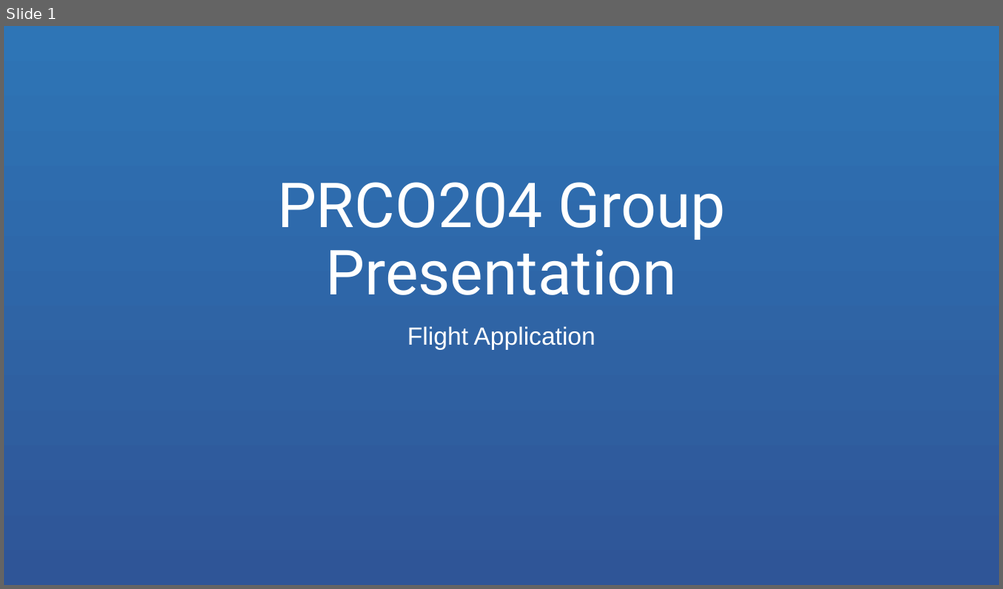
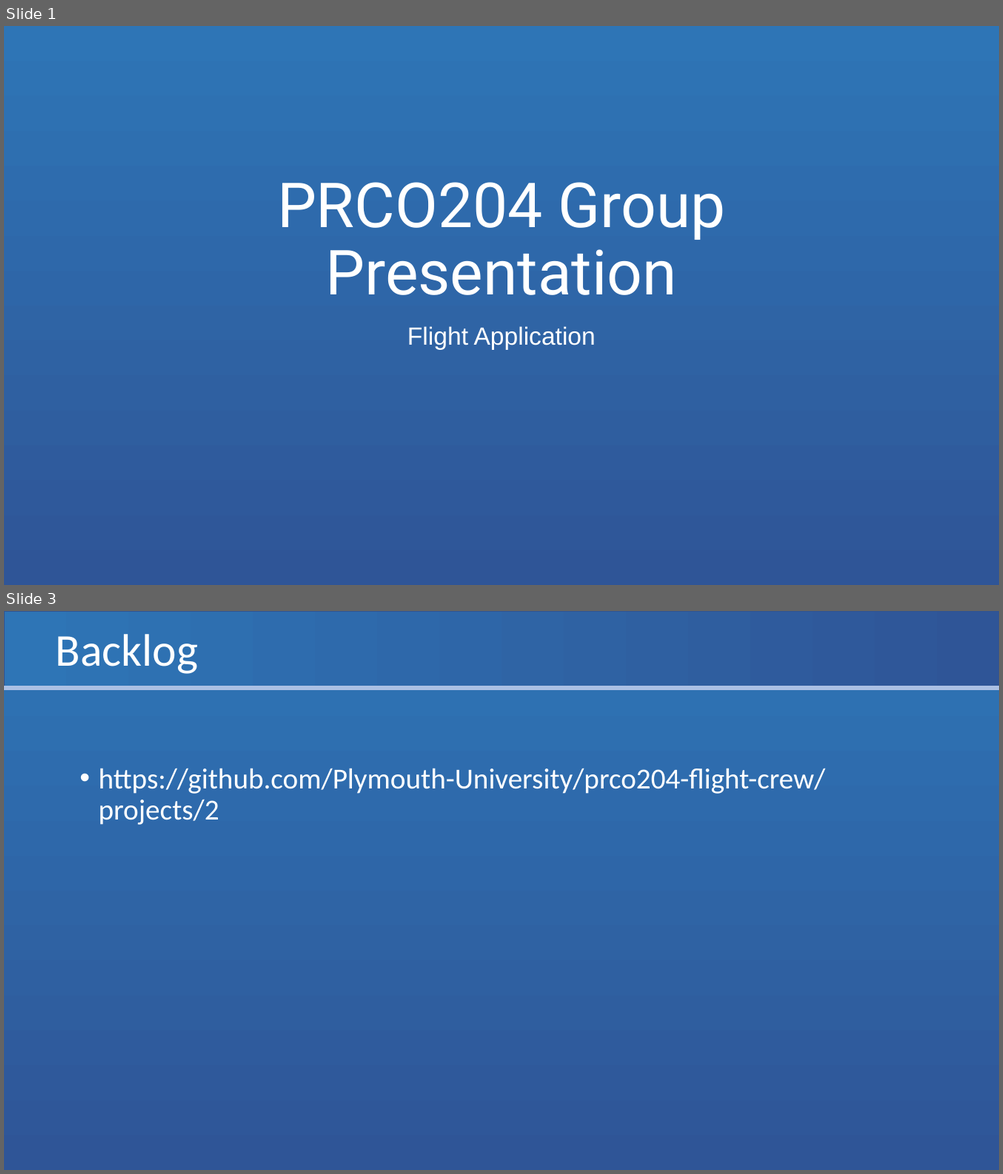
Before and after one commit to Eyo123/ISAD251REF, a slide deck: Documents/Presentations/PRCO204 Group Presentation 2.pptx. Shown one above the other, each under a label of ours: slide 1 before the commit, slides 1 and 3 after it; the slides between them are not shown. The pictures are 1003x589 and 1003x1174 pixels, drawn with LibreOffice and Linux fonts; fonts in the diff are those of the drawing. Boxes give left, top, right and bottom in pixels: in the first picture for what was removed or moved away, otherwise in the second. Text is boxed around its words. In the diff, an @@ line names an element or a change of style, - is before the commit and + after.

Commit message:
Update PRCO204 Group Presentation 2.pptx
updated presentation

```diff
--- a/Documents/Presentations/PRCO204 Group Presentation 2.pptx
+++ b/Documents/Presentations/PRCO204 Group Presentation 2.pptx
@@ slide 3 added at bbox=[4, 611, 999, 1170], background gradient #2E75B6 to #2F5597 @@
@@ rectangle added at bbox=[4, 611, 999, 688], fill gradient #2E75B6 to #2F5597, outline #325491 1 pt @@
@@ title added at bbox=[56, 634, 198, 674], 44 pt, text #FFFFFF @@
+Backlog
@@ line added from (4, 688) to (999, 688), #ABC0E4 4 pt @@
@@ text added at bbox=[99, 768, 825, 825], 28 pt, text #FFFFFF @@
+• https://github.com/Plymouth-University/prco204-flight-crew/projects/2
```
Also in this commit, not shown: 2 slides changed, 2 other slides added, 4 slides removed.
